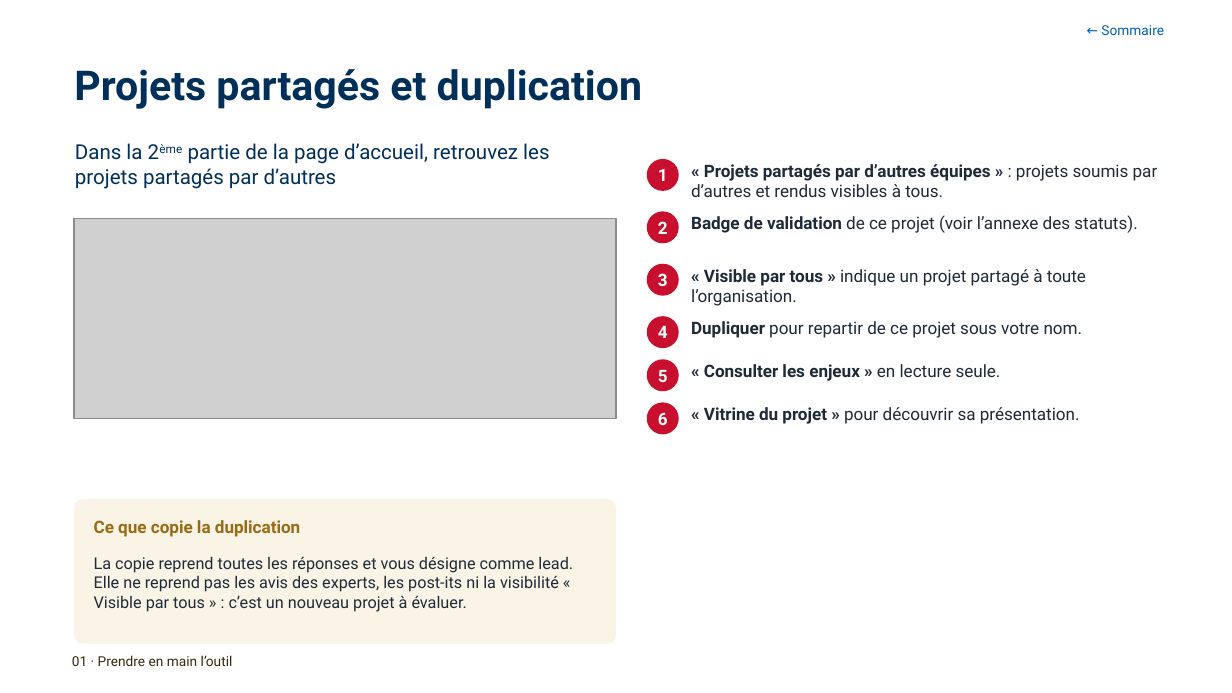
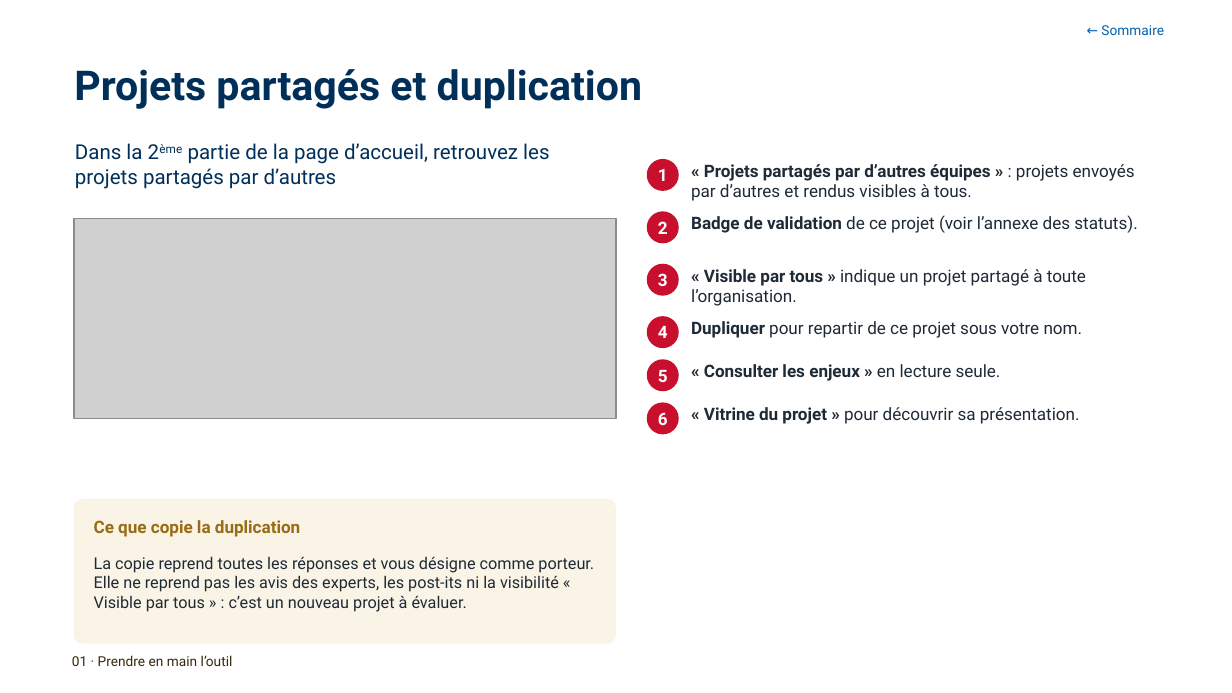
Before and after one commit to antoinelmariel-ux/ProjectNavigator, a slide deck: slide 12 of docs/Project Navigator _ Manuel Chef de Project.pptx. Drawn at 1232x693 pixels with LibreOffice and Linux fonts; fonts in the diff are those of the drawing; grey boxes stand for pictures; background and template pictures are left out. Boxes give left, top, right and bottom in pixels: in the first picture for what was removed or moved away, otherwise in the second. Text is boxed around its words. In the diff, an @@ line names an element or a change of style, - is before the commit and + after.

```diff
--- a/docs/Project Navigator _ Manuel Chef de Project.pptx
+++ b/docs/Project Navigator _ Manuel Chef de Project.pptx
@@ text at <box>691,164,1135,201</box>: text changed @@
-« Projets partagés par d’autres équipes » : projets soumis par d’autres et rendus visibles à tous.
+« Projets partagés par d’autres équipes » : projets envoyés par d’autres et rendus visibles à tous.
@@ text at <box>94,556,594,612</box>: text changed @@
-La copie reprend toutes les réponses et vous désigne comme lead. Elle ne reprend pas les avis des experts, les post-its ni la visibilité « Visible par tous » : c’est un nouveau projet à évaluer.
+La copie reprend toutes les réponses et vous désigne comme porteur. Elle ne reprend pas les avis des experts, les post-its ni la visibilité « Visible par tous » : c’est un nouveau projet à évaluer.
```
Also in this commit, not shown: 36 other slides changed, 2 slides added, 1 slide removed, 1 other file.
